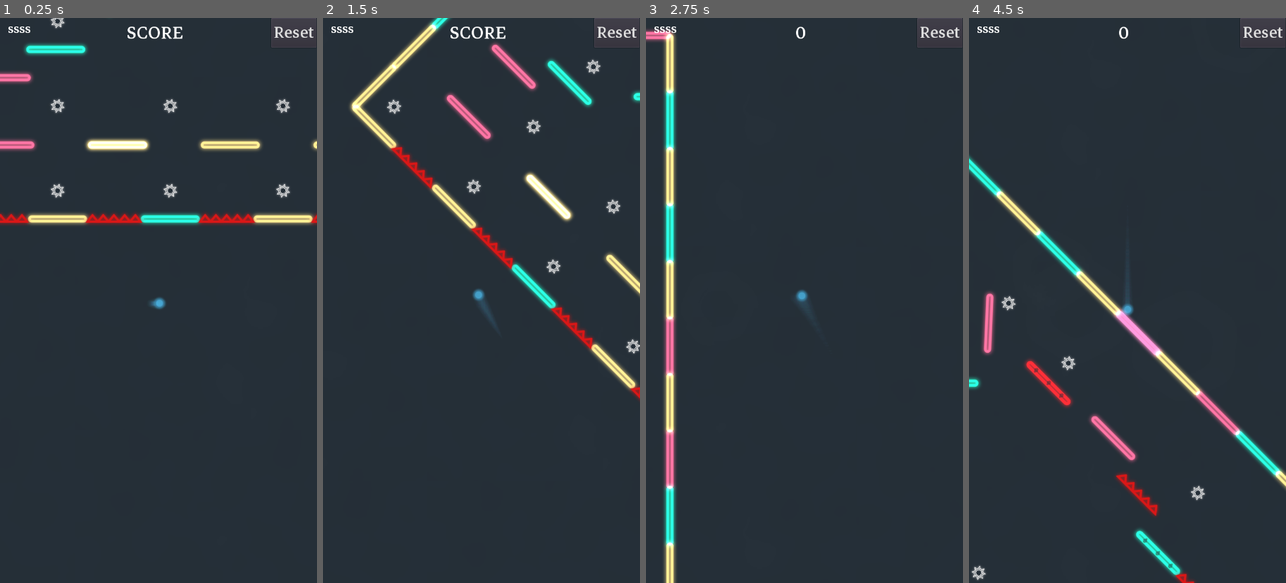
Above: before the commit, frames 1-4 (left to right).
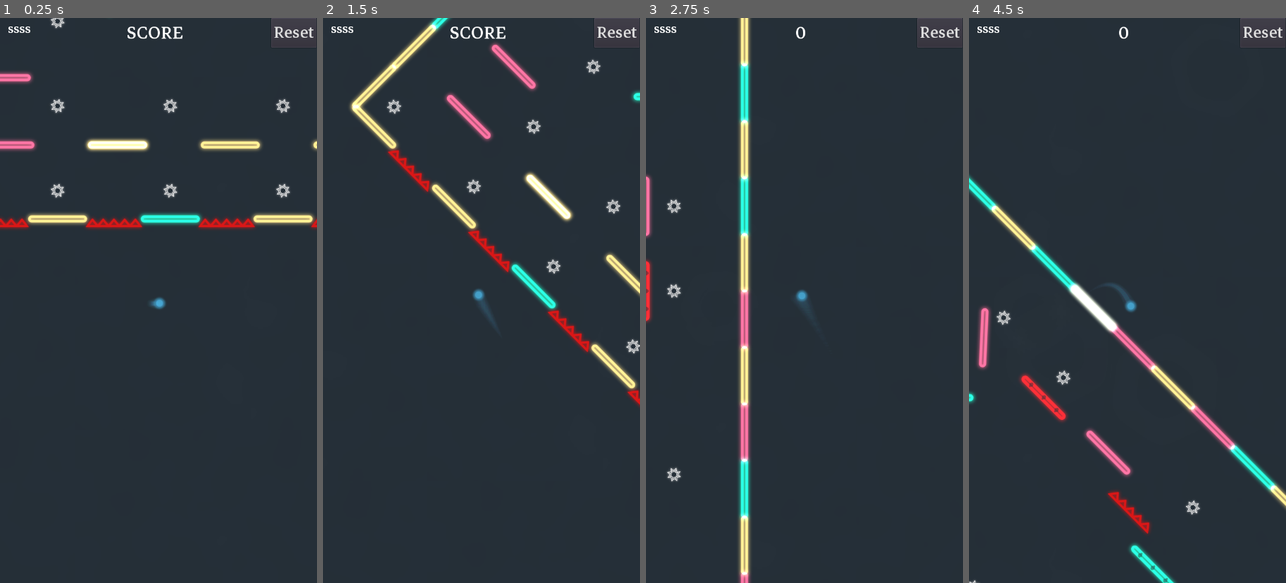
Above: after the commit, the same moments.

Repository: dolorismachina/Pivot
Game: Godot game, scene res://Scenes/Main/Main.tscn
Same seed, same stepped clock (60 frames per second), same inputs: the game is played once before the commit and once after it. The engine's default icon, where the game draws it, is replaced by a stand-in: a white triangle on a blue panel in a dark square.
Inputs (mouse positions are in pixels of both pictures, inside the frame that each line leads up to):
- Up to frame 1 (0.25 s): no input
- Up to frame 2 (1.5 s): move the mouse to (551, 272) at 0.52 s; hold Right (ui_right) 0.53-1.25 s; hold Space (space) 0.53-1.25 s; click (551, 272) at 0.67 s; drag from (418, 328) to (402, 142) at 1.27 s
- Up to frame 3 (2.75 s): move the mouse to (836, 176) at 2.02 s; hold Right (ui_right) from 2.03 s (still down); hold Space (space) from 2.03 s (still down)
- Up to frame 4 (4.5 s): release Right (ui_right) at 2.75 s; release Space (space) at 2.75 s; drag from (1111, 413) to (1032, 215) at 2.77 s; move the mouse to (1222, 385) at 3.52 s; hold Left (ui_left) 3.53-4.25 s; hold Space (space) 3.53-4.25 s; drag from (1032, 215) to (1010, 357) at 4.27 s

The runs differ from the first frame. In frame 1, 1.5% of the frame differs, in the area x 0-100%, y 4-38%; in frame 2, 1.8%; in frame 3, 8.4%; in frame 4, 11%, in the area x 0-100%, y 24-100%.
Error in both runs: Invalid get index 'modulate' (on base: 'Tween'). (res://Scenes/Blocks/Block/Block.gd:52)

Commit message:
Fix positions

Diff:
--- a/Scenes/Blocks/BlockSlidingHorizontal/BlockSlidingHorizontal.tscn
+++ b/Scenes/Blocks/BlockSlidingHorizontal/BlockSlidingHorizontal.tscn
@@ -33,18 +33,14 @@
 "values": [ Vector2( 0, 0 ), Vector2( -32, 0 ), Vector2( 0, 0 ), Vector2( 32, 0 ), Vector2( 0, 0 ) ]
 }
 
-[node name="BlockSlidingHorizontal" index="0" instance=ExtResource( 1 )]
+[node name="BlockSlidingHorizontal" instance=ExtResource( 1 )]
 script = ExtResource( 2 )
-is_visible = true
-is_enabled = true
 
 [node name="Sprite" parent="." index="0"]
 editor/display_folded = false
-position = Vector2( 0, -18.1705 )
 
 [node name="CollisionShape2D" parent="." index="1"]
 visible = true
-position = Vector2( 0, -18.1705 )
 
 [node name="AnimationPlayer" type="AnimationPlayer" parent="." index="5"]
 autoplay = "slide"
--- a/Scenes/Blocks/BlockSlidingVertical/BlockSlidingVertical.tscn
+++ b/Scenes/Blocks/BlockSlidingVertical/BlockSlidingVertical.tscn
@@ -52,7 +52,6 @@
 
 [node name="Sprite" type="Sprite" parent="."]
 material = SubResource( 2 )
-position = Vector2( 0, 25.3108 )
 rotation = 0.00028198
 texture = ExtResource( 2 )
 
@@ -62,7 +61,6 @@
 texture = ExtResource( 3 )
 
 [node name="CollisionShape2D" type="CollisionShape2D" parent="."]
-position = Vector2( 0, 25.3108 )
 shape = SubResource( 3 )
 
 [node name="GlowTween" type="Tween" parent="."]
--- a/Scenes/Obstacles/Spikes.tscn
+++ b/Scenes/Obstacles/Spikes.tscn
@@ -13,10 +13,9 @@
 
 [node name="Sprite" type="Sprite" parent="."]
 modulate = Color( 0.854902, 0.0901961, 0.0901961, 1 )
-position = Vector2( 0, -10.1768 )
 texture = ExtResource( 2 )
 
 [node name="CollisionShape2D" type="CollisionShape2D" parent="."]
 visible = false
-position = Vector2( 0.157791, -9.94009 )
+position = Vector2( 0.157791, 0 )
 shape = SubResource( 1 )
Not shown: 2 places in Scenes/Blocks/BlockSlidingVertical/BlockSlidingVertical.tscn that only renumber resources
